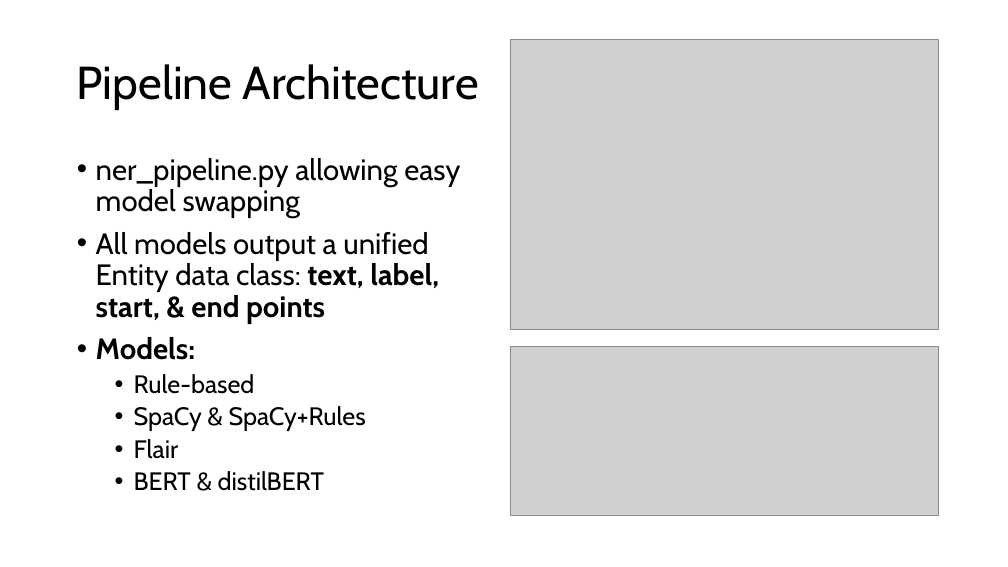
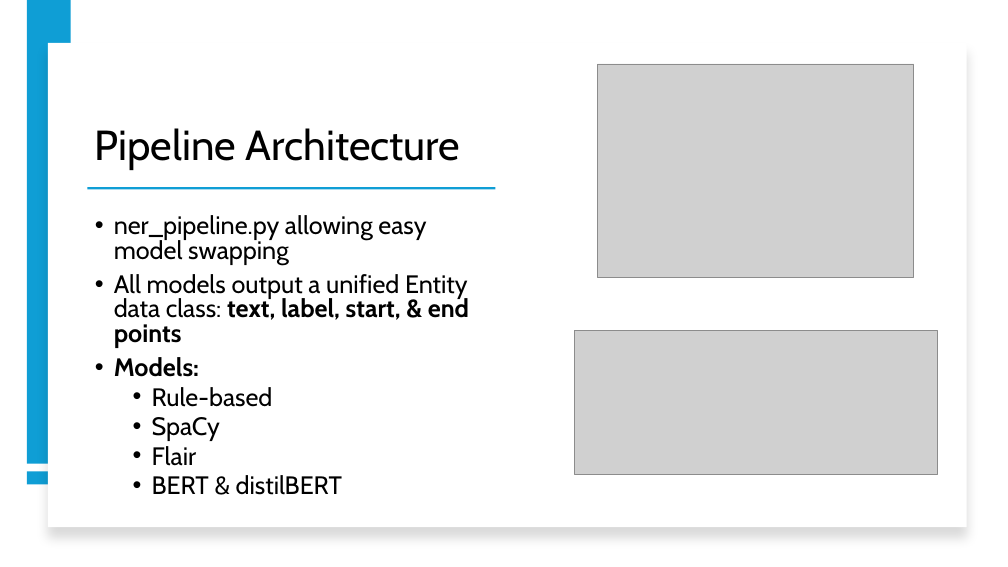
Before and after one commit to kiliankoeck/NLP, a slide deck: slide 3 of NLP-Group18.pptx. Drawn at 1008x567 pixels with LibreOffice and Linux fonts; fonts in the diff are those of the drawing; grey boxes stand for pictures. Boxes give left, top, right and bottom in pixels: in the first picture for what was removed or moved away, otherwise in the second. Text is boxed around its words. In the diff, an @@ line names an element or a change of style, - is before the commit and + after.

```diff
--- a/NLP-Group18.pptx
+++ b/NLP-Group18.pptx
@@ rectangle added at <box>27,0,71,464</box>, fill #0F9ED5 @@
@@ rectangle added at <box>48,43,966,528</box>, fill #FFFFFF @@
@@ title "Pipeline Architecture": place and size @@
-title "Pipeline Architecture" at <box>77,64,479,110</box>
+title "Pipeline Architecture" at <box>95,128,461,170</box>
@@ title "Pipeline Architecture" at <box>95,128,461,170</box>: size 44 to 40 pt; vertical alignment middle to bottom @@
@@ picture: place and size @@
-picture at <box>510,40,939,330</box>
+picture at <box>598,64,914,278</box>
@@ text "ner_pipeline.py allowing easy model swapping": place and size @@
-text "ner_pipeline.py allowing easy model swapping" at <box>96,158,460,491</box>
+text "ner_pipeline.py allowing easy model swapping" at <box>114,215,469,495</box>
@@ text "ner_pipeline.py allowing easy model swapping" at <box>114,215,469,495</box>: vertical alignment top to middle @@
@@ rectangle added at <box>87,188,495,190</box>, fill #0F9ED5 @@
@@ text at <box>114,215,469,495</box>: size 28 to 24 pt in "ner_pipeline.py allowing easy model swapping", "All models output a unified Entity data ...", "Models:"; line spacing 0.9 to 0.8 @@
@@ picture: place and size @@
-picture at <box>510,346,939,515</box>
+picture at <box>575,330,938,474</box>
@@ text at <box>152,417,220,441</box>: text changed @@
-  • SpaCy & SpaCy+Rules
+  • SpaCy
@@ rectangle added at <box>27,471,71,484</box>, fill #0F9ED5 @@
```
Also in this commit, not shown: 6 other slides changed, 6 slides added, 5 slides removed.
